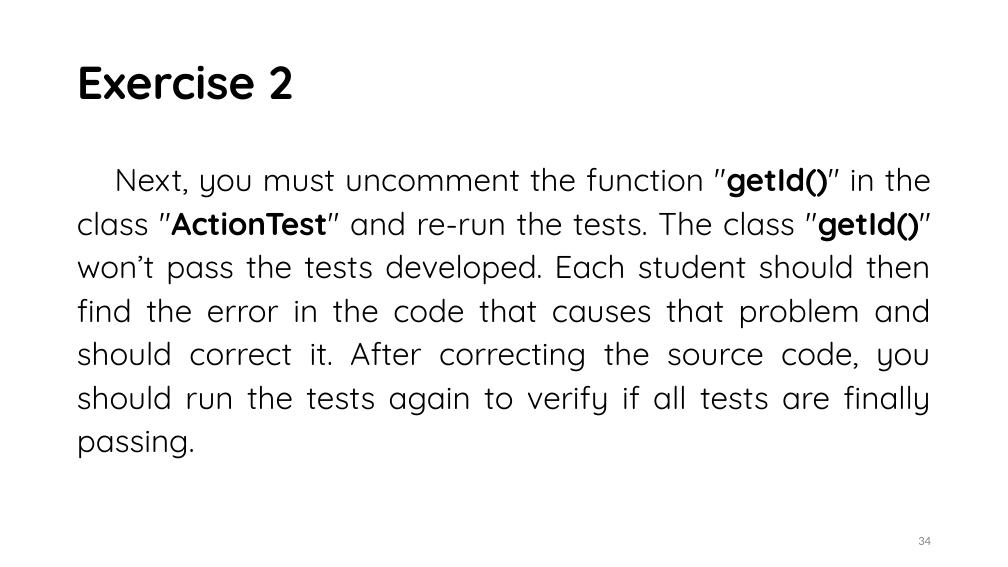
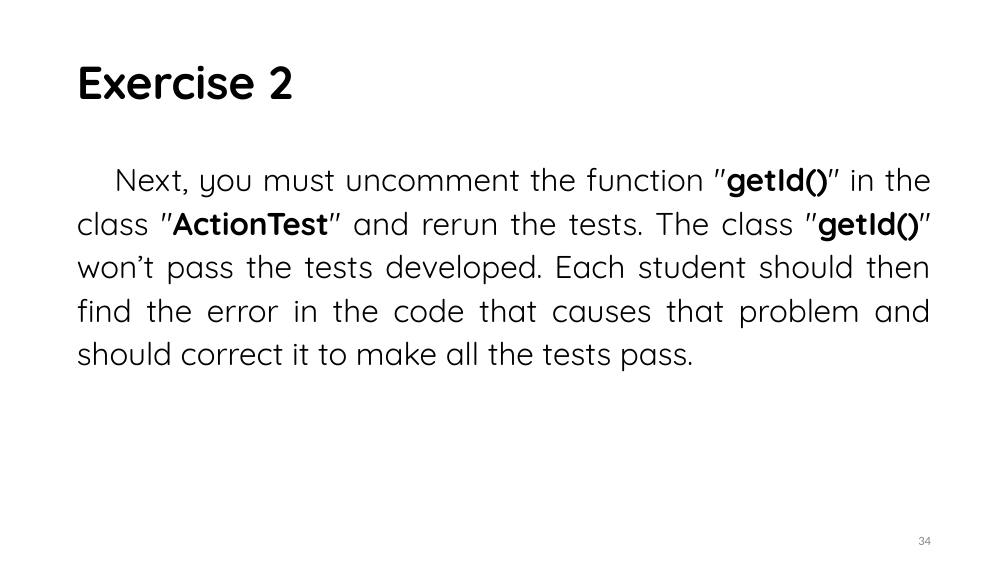
Before and after one commit to saracouto1318/TVVS, a slide deck: slide 34 of Presentation.pptx. Drawn at 1008x567 pixels with LibreOffice and Linux fonts; fonts in the diff are those of the drawing. Boxes give left, top, right and bottom in pixels: in the first picture for what was removed or moved away, otherwise in the second. Text is boxed around its words. In the diff, an @@ line names an element or a change of style, - is before the commit and + after.

```diff
--- a/Presentation.pptx
+++ b/Presentation.pptx
@@ text at [77, 167, 931, 372]: text changed @@
-Next, you must uncomment the function "getId()" in the class "ActionTest" and re-run the tests. The class "getId()" won’t pass the tests developed. Each student should then find the error in the code that causes that problem and should correct it. After correcting the source code, you should run the tests again to verify if all tests are finally passing.
+Next, you must uncomment the function "getId()" in the class "ActionTest" and rerun the tests. The class "getId()" won’t pass the tests developed. Each student should then find the error in the code that causes that problem and should correct it to make all the tests pass.
```
Also in this commit, not shown: 3 other slides changed, 3 other files.
